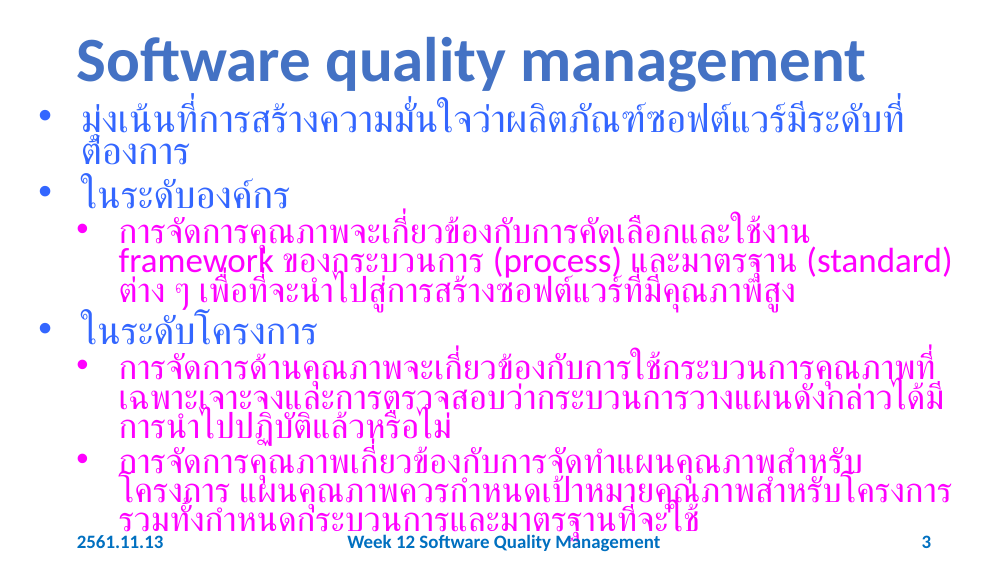
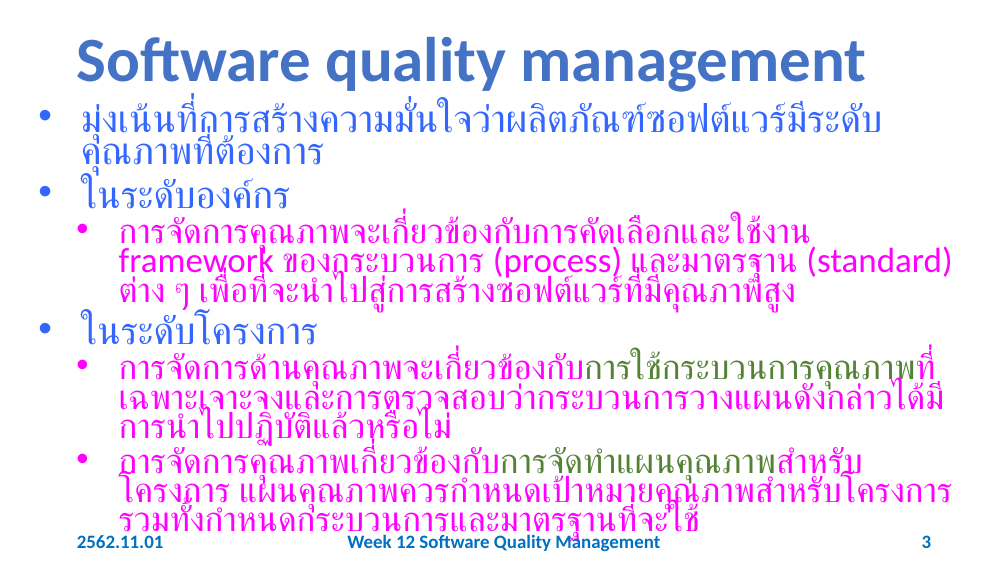
Before and after one commit to 03376806-software-engineering/Week-12-Software-Quality-Management, a slide deck: slide 3 of Slides/Week 12 Software Quality Management.pptx. Drawn at 1008x567 pixels with LibreOffice and Linux fonts; fonts in the diff are those of the drawing. Boxes give left, top, right and bottom in pixels: in the first picture for what was removed or moved away, otherwise in the second. Text is boxed around its words. In the diff, an @@ line names an element or a change of style, - is before the commit and + after.

```diff
--- a/Slides/Week 12 Software Quality Management.pptx
+++ b/Slides/Week 12 Software Quality Management.pptx
@@ text at (81,101,882,176): text changed @@
-• มุ่งเน้นที่การสร้างความมั่นใจว่าผลิตภัณฑ์ซอฟต์แวร์มีระดับที่ต้องการ
+• มุ่งเน้นที่การสร้างความมั่นใจว่าผลิตภัณฑ์ซอฟต์แวร์มีระดับคุณภาพที่ต้องการ
@@ text at (119,352,952,512): text colour #FF00FF to #548235 in "การจัดการด้านคุณภาพจะเกี่ยวข้องกับการใช้กระบวนการคุณภาพที่เฉ ...", "การจัดการคุณภาพเกี่ยวข้องกับการจัดทำแผนคุณภาพสำหรับโครงการ" @@
@@ text at (77,535,164,548): text changed @@
-2561.11.13
+2562.11.01
```
Also in this commit, not shown: 53 other slides changed.
